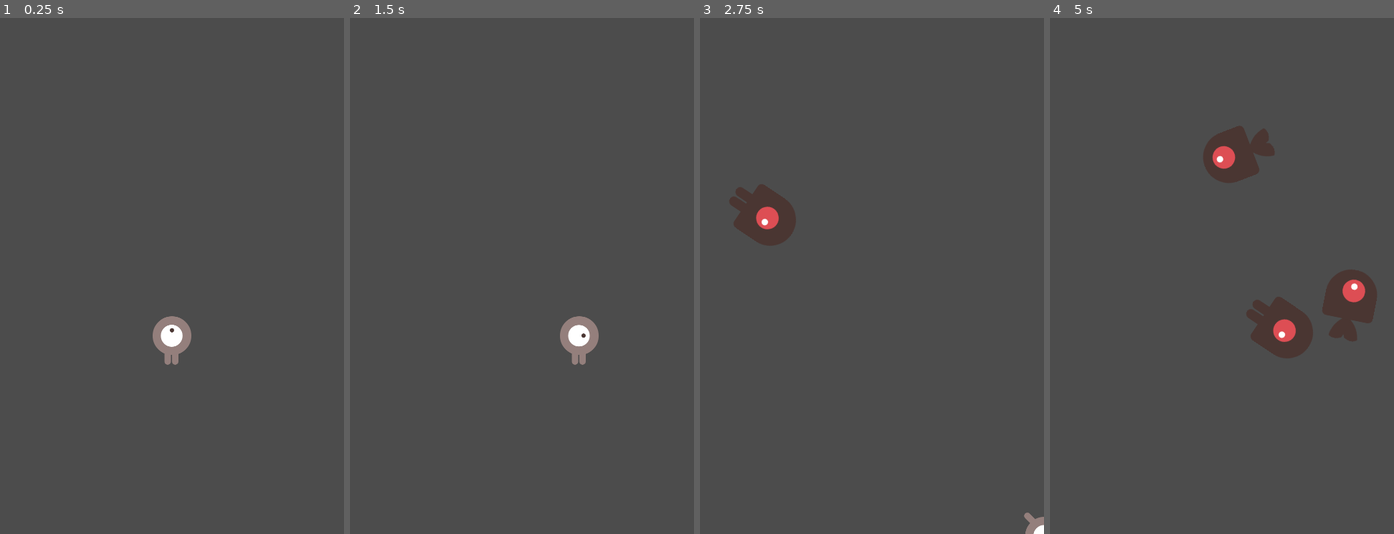
Above: before the commit, frames 1-4 (left to right).
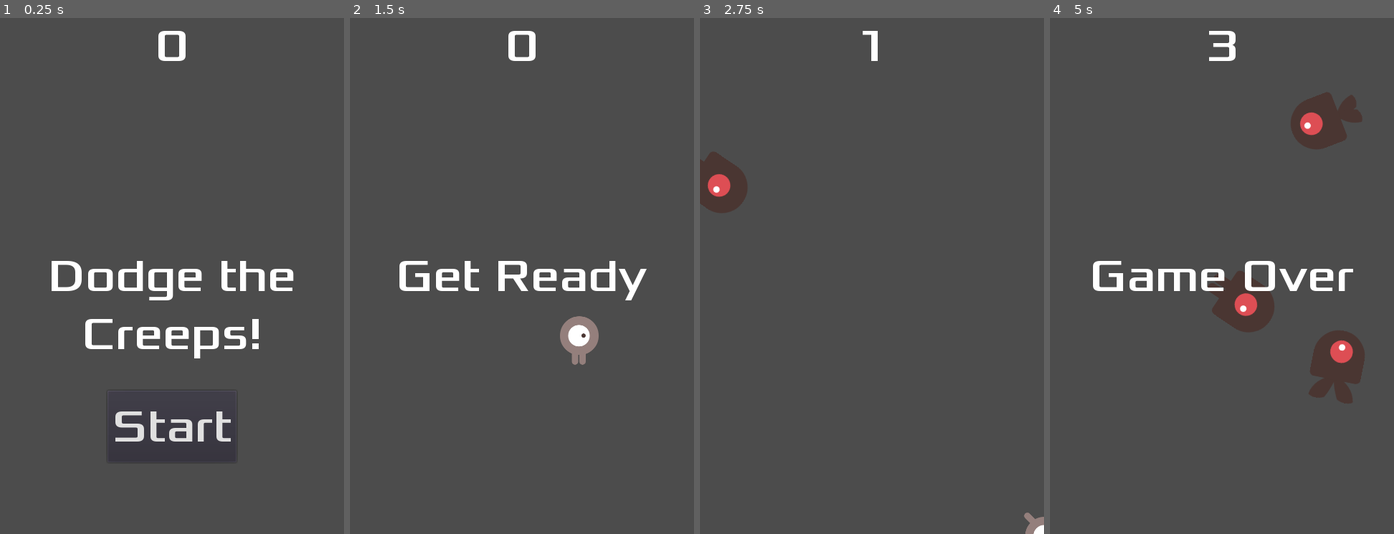
Above: after the commit, the same moments.

Repository: 44351-w22/godot-tutorial-BWeddle
Game: Godot game, scene res://Main.tscn
The game is run twice, just before and just after one commit, with the same random seed, the same clock (stepped at 60 frames per second) and the same inputs.
Inputs (mouse positions are in pixels of both pictures, inside the frame that each line leads up to):
- Up to frame 1 (0.25 s): no input
- Up to frame 2 (1.5 s): click (522, 425) at 0.5 s, where only the run after the commit has a clickable "Start"; tap Enter at 1.25 s; hold Right (ui_right) from 1.28 s (still down)
- Up to frame 3 (2.75 s): release Right (ui_right) at 2.03 s; hold Down (ui_down) from 2.03 s (still down)
- Up to frame 4 (5 s): release Down (ui_down) at 2.78 s; hold Right (ui_right) 2.78-3.53 s; hold Up (ui_up) 3.53-4.28 s; hold Left (ui_left) from 4.28 s (still down)

The runs differ from the first frame. In frame 1, 4.4% of the frame differs, in the area x 15-86%, y 2-83%; in frame 2, 2.0%; in frame 3, 2.7%; in frame 4, 10%, in the area x 12-95%, y 2-75%.

Commit message:
All but music I think

Diff:
--- /dev/null
+++ b/HUD.gd
@@ -0,0 +1,35 @@
+extends CanvasLayer
+
+signal start_game
+
+
+# Called when the node enters the scene tree for the first time.
+func _ready():
+	pass # Replace with function body.
+
+
+func show_message(text):
+	$Message.text = text
+	$Message.show()
+	$MessageTimer.start()
+
+
+func show_game_over():
+	show_message("Game Over")
+	yield($MessageTimer, "timeout")
+
+	$Message.text = "Dodge the\nCreeps!"
+	$Message.show()
+	yield(get_tree().create_timer(1), "timeout")
+	$StartButton.show()
+
+
+func update_score(score):
+	$ScoreLabel.text = str(score)
+
+func _on_StartButton_pressed():
+	$StartButton.hide()
+	emit_signal("start_game")
+
+func _on_MessageTimer_timeout():
+	$Message.hide()
--- /dev/null
+++ b/HUD.tscn
@@ -0,0 +1,57 @@
+[gd_scene load_steps=4 format=2]
+
+[ext_resource path="res://HUD.gd" type="Script" id=1]
+[ext_resource path="res://dodge_assets/fonts/Xolonium-Regular.ttf" type="DynamicFontData" id=2]
+
+[sub_resource type="DynamicFont" id=2]
+size = 64
+font_data = ExtResource( 2 )
+
+[node name="HUD" type="CanvasLayer"]
+script = ExtResource( 1 )
+
+[node name="ScoreLabel" type="Label" parent="."]
+anchor_right = 1.0
+margin_bottom = 78.0
+custom_fonts/font = SubResource( 2 )
+text = "0"
+align = 1
+__meta__ = {
+"_edit_use_anchors_": false
+}
+
+[node name="Message" type="Label" parent="."]
+anchor_top = 0.5
+anchor_right = 1.0
+anchor_bottom = 0.5
+margin_top = -39.0
+margin_bottom = 39.0
+custom_fonts/font = SubResource( 2 )
+text = "Dodge the Creeps!"
+align = 1
+autowrap = true
+__meta__ = {
+"_edit_use_anchors_": false
+}
+
+[node name="MessageTimer" type="Timer" parent="."]
+wait_time = 2.0
+one_shot = true
+
+[node name="StartButton" type="Button" parent="."]
+anchor_left = 0.5
+anchor_top = 1.0
+anchor_right = 0.5
+anchor_bottom = 1.0
+margin_left = -90.0
+margin_top = -200.0
+margin_right = 90.0
+margin_bottom = -100.0
+custom_fonts/font = SubResource( 2 )
+text = "Start"
+__meta__ = {
+"_edit_use_anchors_": false
+}
+
+[connection signal="timeout" from="MessageTimer" to="." method="_on_MessageTimer_timeout"]
+[connection signal="pressed" from="StartButton" to="." method="_on_StartButton_pressed"]
--- a/Main.gd
+++ b/Main.gd
@@ -6,18 +6,22 @@
 # Called when the node enters the scene tree for the first time.
 func _ready():
 	randomize()
-	new_game()
+
 
 
 
 func game_over():
 	$ScoreTimer.stop()
 	$MobTimer.stop()
+	$HUD.show_game_over()
 
 func new_game():
 	score = 0
 	$Player.start($StartPosition.position)
 	$StartTimer.start()
+	$HUD.update_score(score)
+	$HUD.show_message("Get Ready")
+	get_tree().call_group("mobs", "queue_free")
 
 
 func _on_StartTimer_timeout():
@@ -27,6 +31,7 @@
 
 func _on_ScoreTimer_timeout():
 	score += 1
+	$HUD.update_score(score)
 
 
 func _on_MobTimer_timeout():
--- a/Main.tscn
+++ b/Main.tscn
@@ -1,8 +1,9 @@
-[gd_scene load_steps=5 format=2]
+[gd_scene load_steps=6 format=2]
 
 [ext_resource path="res://Player.tscn" type="PackedScene" id=1]
 [ext_resource path="res://Main.gd" type="Script" id=2]
 [ext_resource path="res://Mob.tscn" type="PackedScene" id=3]
+[ext_resource path="res://HUD.tscn" type="PackedScene" id=4]
 
 [sub_resource type="Curve2D" id=1]
 _data = {
@@ -32,7 +33,10 @@
 position = Vector2( 479, 0 )
 rotation = 1.57219
 
+[node name="HUD" parent="." instance=ExtResource( 4 )]
+
 [connection signal="hit" from="Player" to="." method="game_over"]
 [connection signal="timeout" from="MobTimer" to="." method="_on_MobTimer_timeout"]
 [connection signal="timeout" from="ScoreTimer" to="." method="_on_ScoreTimer_timeout"]
 [connection signal="timeout" from="StartTimer" to="." method="_on_StartTimer_timeout"]
+[connection signal="start_game" from="HUD" to="." method="new_game"]
--- a/Mob.gd
+++ b/Mob.gd
@@ -12,6 +12,7 @@
 func _ready():
 	var mob_types = $AnimatedSprite.frames.get_animation_names()
 	$AnimatedSprite.animation = mob_types[randi()% mob_types.size()]
+	$AnimatedSprite.play()
 
 # Called every frame. 'delta' is the elapsed time since the previous frame.
 #func _process(delta):
